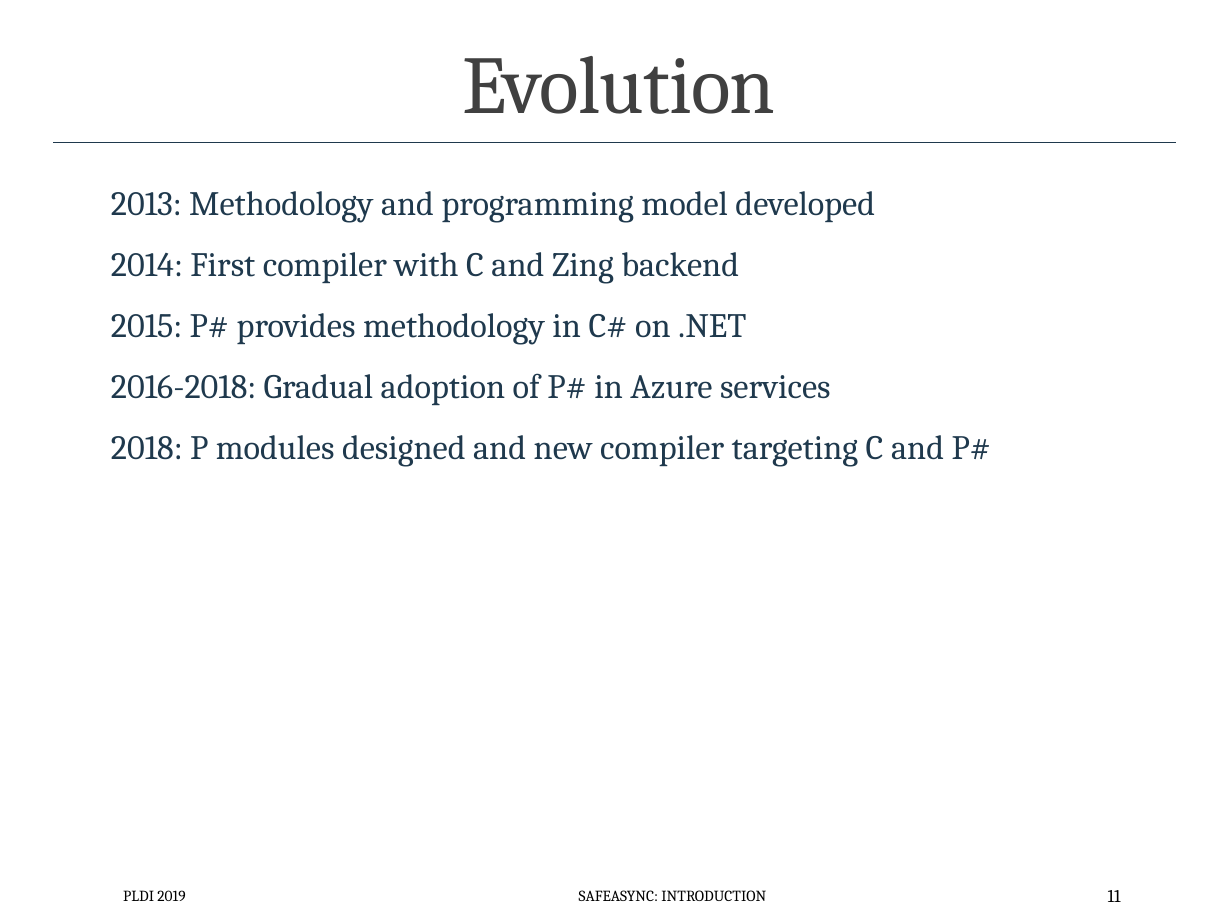
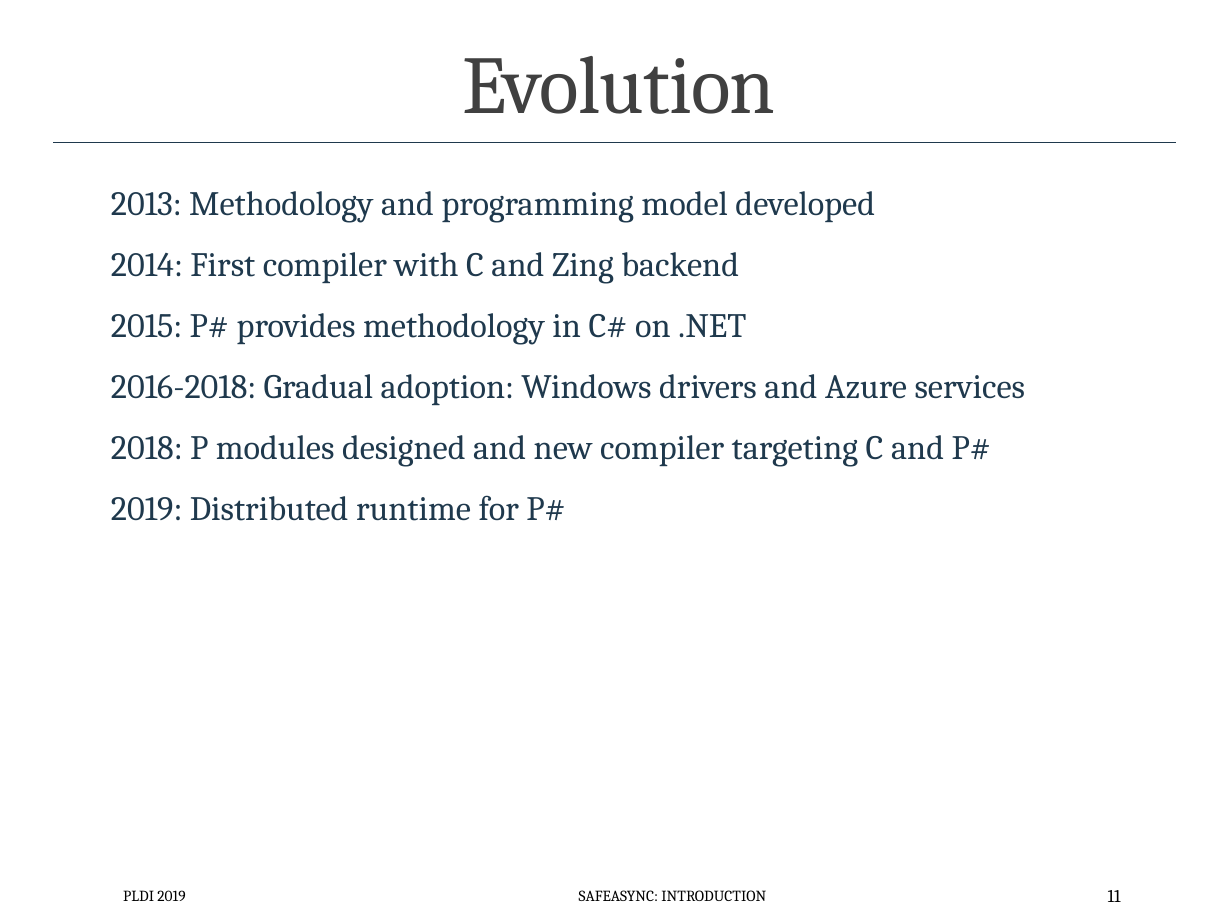
Before and after one commit to p-org/plditutorial, a slide deck: slide 11 of Presentations/1 - Introduction.pptx. Drawn at 1232x924 pixels with LibreOffice and Linux fonts; fonts in the diff are those of the drawing. Boxes give left, top, right and bottom in pixels: in the first picture for what was removed or moved away, otherwise in the second. Text is boxed around its words. In the diff, an @@ line names an element or a change of style, - is before the commit and + after.

```diff
--- a/Presentations/1 - Introduction.pptx
+++ b/Presentations/1 - Introduction.pptx
@@ text at [111,374,1026,406]: text changed @@
-2016-2018: Gradual adoption of P# in Azure services
+2016-2018: Gradual adoption: Windows drivers and Azure services
@@ text at [111,495,565,521]: paragraph added @@
+2019: Distributed runtime for P#
```
Also in this commit, not shown: 8 other slides changed.
